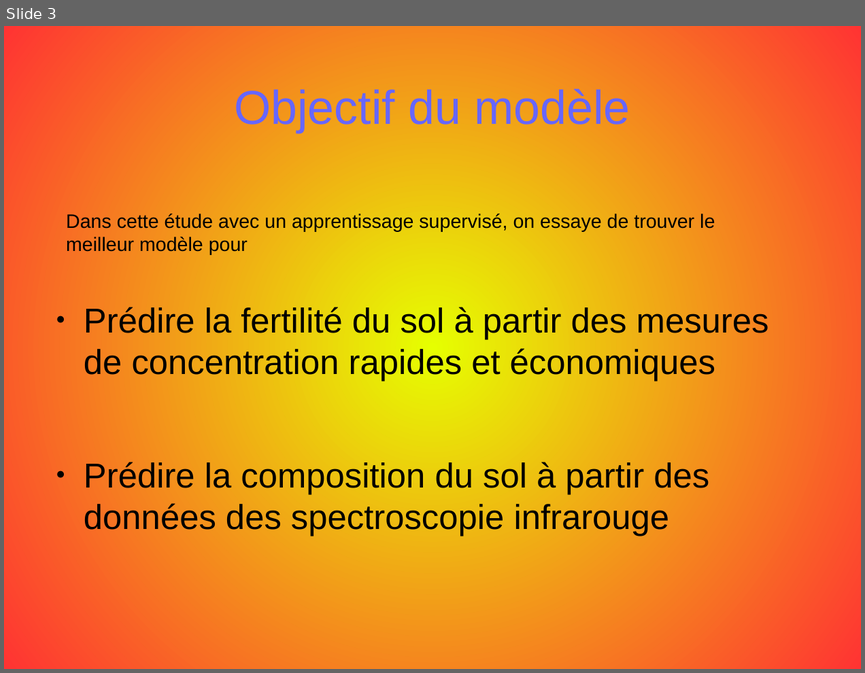
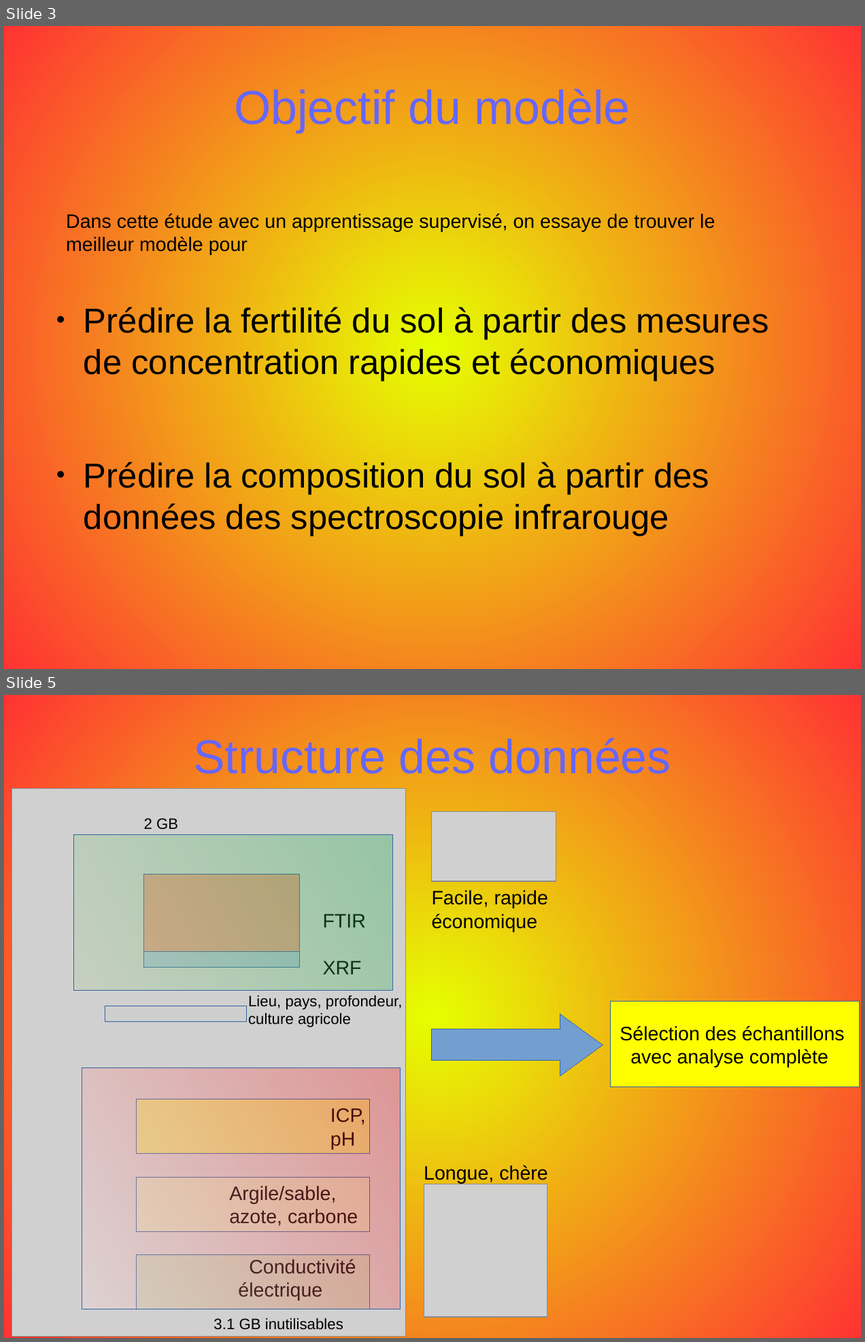
Before and after one commit to opsabarsec/African-soil-chemistry, a slide deck: documents/P7_presentation.odp. Shown one above the other, each under a label of ours: slide 3 before the commit, slides 3 and 5 after it; the slides between them are not shown. The pictures are 865x673 and 865x1342 pixels, drawn with LibreOffice and Linux fonts; fonts in the diff are those of the drawing; grey boxes stand for pictures. Boxes give left, top, right and bottom in pixels: in the first picture for what was removed or moved away, otherwise in the second. Text is boxed around its words. In the diff, an @@ line names an element or a change of style, - is before the commit and + after.

```diff
--- a/documents/P7_presentation.odp
+++ b/documents/P7_presentation.odp
@@ slide 5 added at (4, 695, 861, 1338), background gradient #E6FF00 to #FF3333 @@
@@ title added at (193, 738, 671, 774), 44 pt, text #6666FF @@
+Structure des données
@@ picture added at (11, 788, 405, 1336) @@
@@ picture added at (432, 812, 556, 881) @@
@@ rectangle added at (74, 835, 393, 990), fill gradient #00A933 to #AFD095, outline #3465A4 0 pt @@
@@ text added at (144, 818, 178, 829), 14 pt, text #000000 @@
+2 GB
@@ rectangle added at (144, 874, 299, 951), fill #FF4000 at 34% opacity, outline #3465A4 0 pt @@
@@ text added at (432, 890, 548, 932), 18 pt, text #000000 @@
+Facile, rapide économique
@@ text added at (323, 914, 366, 928), 18 pt, text #000000 @@
+FTIR
@@ rectangle added at (144, 951, 299, 967), fill #729FCF at 34% opacity, outline #3465A4 0 pt @@
@@ text added at (323, 961, 362, 974), 18 pt, text #000000 @@
+XRF
@@ text added at (248, 996, 402, 1028), 14 pt, text #000000 @@
+Lieu, pays, profondeur,
+culture agricole
@@ rectangle added at (105, 1006, 247, 1021), fill #CCCCCC at 22% opacity, outline #3465A4 0 pt @@
@@ right arrow added at (432, 1014, 602, 1076), fill #729FCF, outline #3465A4 0 pt @@
@@ rectangle added at (611, 1001, 859, 1087), fill #FFFF00, outline #3465A4 0 pt, 18 pt, text #000000 @@
+Sélection des échantillons
+avec analyse complète
@@ rectangle added at (82, 1068, 400, 1309), fill gradient #FF0000 to #FFD7D7, outline #3465A4 0 pt @@
@@ rectangle added at (136, 1100, 369, 1154), fill #FFFF00 at 34% opacity, outline #3465A4 0 pt @@
@@ text added at (330, 1108, 366, 1149), 18 pt, text #000000 @@
+ICP, pH
@@ rectangle added at (136, 1177, 369, 1232), fill #E8F2A1 at 34% opacity, outline #3465A4 0 pt @@
@@ text added at (424, 1166, 547, 1184), 18 pt, text #000000 @@
+Longue, chère
@@ picture added at (424, 1184, 547, 1317) @@
@@ text added at (229, 1186, 358, 1226), 18 pt, text #000000 @@
+Argile/sable, azote, carbone
@@ rectangle added at (136, 1255, 369, 1309), fill #AFD095 at 34% opacity, outline #3465A4 0 pt @@
@@ text added at (238, 1259, 356, 1301), 18 pt, text #000000 @@
+Conductivité électrique
@@ text added at (213, 1319, 343, 1330), 14 pt, text #000000 @@
+3.1 GB inutilisables
```
Also in this commit, not shown: 3 slides changed, 4 other slides added, 1 slide removed, 7 other files.
